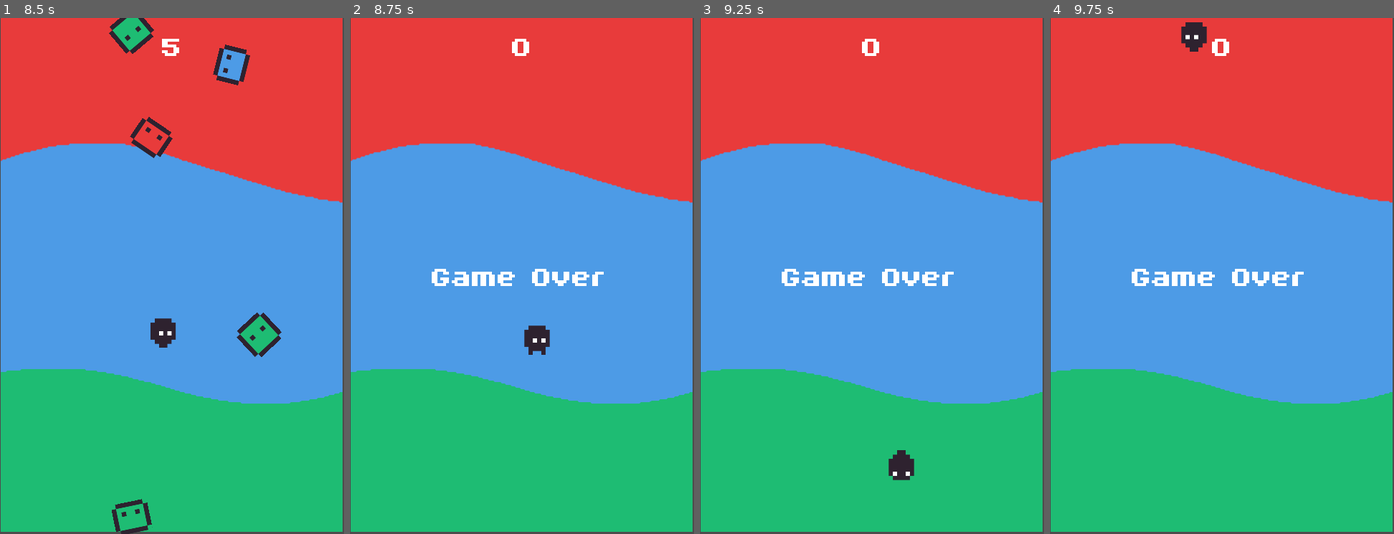
Above: before the commit, frames 1-4 (left to right).
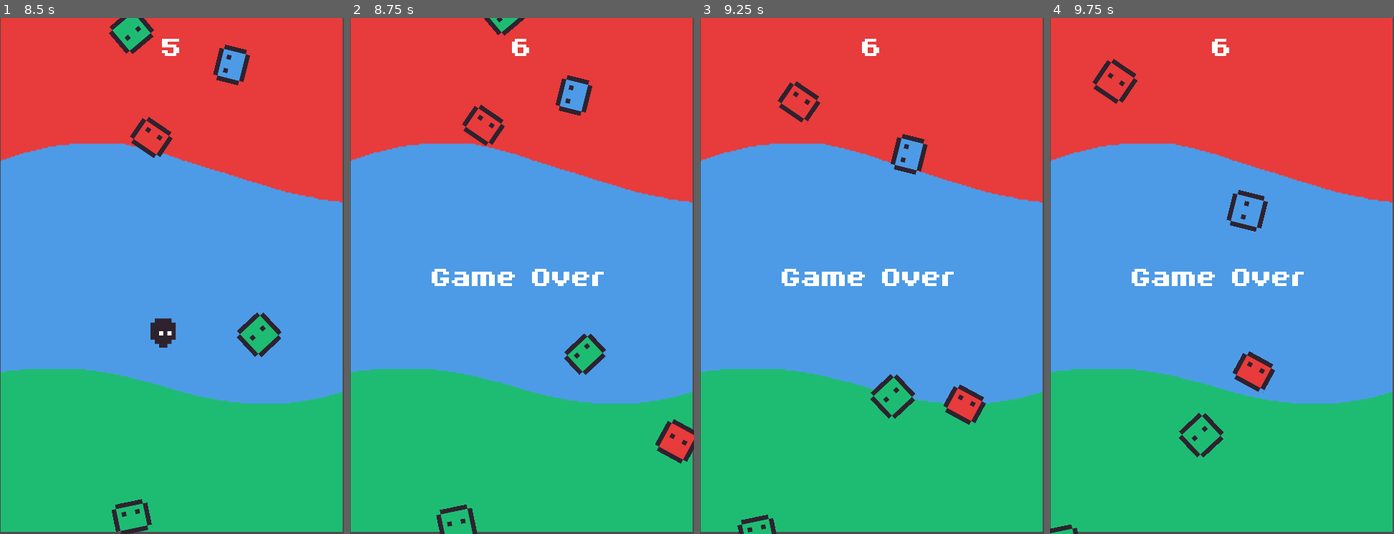
Above: after the commit, the same moments.

Repository: Juniper19/game-1-tutorial
Game: Godot game, scene res://main.tscn
The game is run twice, just before and just after one commit, with the same random seed, the same clock (stepped at 60 frames per second) and the same inputs.
Inputs:
- Up to frame 1 (8.5 s): click "Start" at 0.5 s; tap Enter at 1.25 s; hold Right (move_right) 1.28-2.03 s; hold Down (move_down) 2.03-2.78 s; hold Right (move_right) 2.78-3.53 s; hold Up (move_up) 3.53-4.28 s; hold Left (move_left) 4.28-5.78 s; hold Down (move_down) 5.78-6.53 s; hold Right (move_right) 6.53-7.28 s; hold Up (move_up) 7.28-8.03 s; hold Right (move_right) from 8.03 s (still down)
- Up to frame 2 (8.75 s): keep holding Right (move_right)
- Up to frame 3 (9.25 s): release Right (move_right) at 8.78 s; hold Down (move_down) from 8.78 s (still down)
- Up to frame 4 (9.75 s): release Down (move_down) at 9.53 s; hold Left (move_left) from 9.53 s (still down)

Frame 1 is identical in both runs. In frame 2, 3.0% of the frame differs, in the area x 25-100%, y 0-100%; in frame 3, 2.6%; in frame 4, 2.0%.

Commit message:
CHJANGE: bug fixes after class today

Diff:
--- a/main.tscn
+++ b/main.tscn
@@ -42,7 +42,6 @@
 
 [node name="HUD" parent="." instance=ExtResource("4_1bvp3")]
 
-[connection signal="hit" from="Player" to="." method="new_game"]
 [connection signal="hit" from="Player" to="." method="game_over"]
 [connection signal="timeout" from="MobTimer" to="." method="_on_mob_timer_timeout"]
 [connection signal="timeout" from="ScoreTimer" to="." method="_on_score_timer_timeout"]
--- a/player.gd
+++ b/player.gd
@@ -55,4 +55,4 @@
 func start(pos):
 	position = pos
 	show()
-	$CollisionShape2D.disabled = false
+	$CollisionShape2D.set_deferred("disabled", false)
--- a/player.tscn
+++ b/player.tscn
@@ -63,5 +63,3 @@
 shape = SubResource("CapsuleShape2D_b26j0")
 
 [connection signal="body_entered" from="." to="." method="_on_body_entered"]
-[connection signal="hit" from="." to="." method="new_game"]
-[connection signal="hit" from="." to="." method="game_over"]
